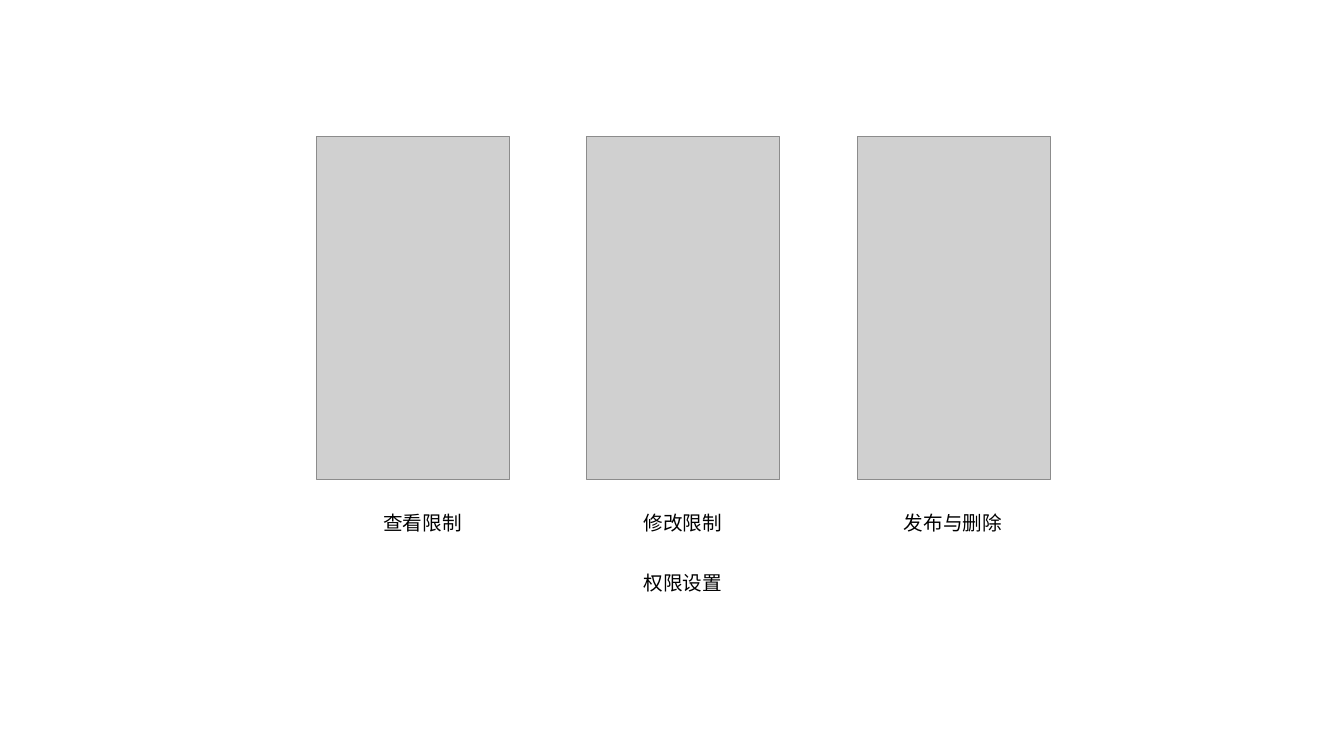
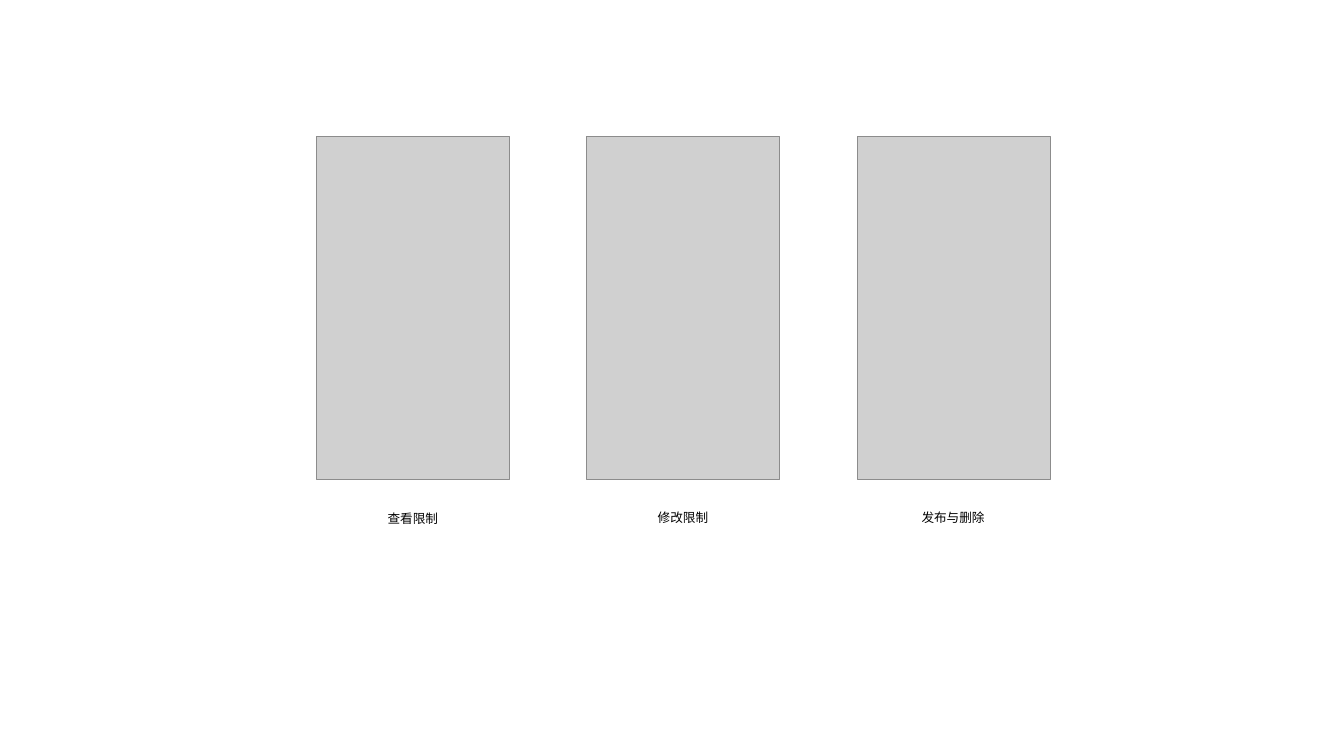
Before and after one commit to goozyshi/Gooit, a slide deck: slide 10 of Gooit自绘图标.pptx. Drawn at 1344x756 pixels with LibreOffice and Linux fonts; fonts in the diff are those of the drawing; grey boxes stand for pictures. Boxes give left, top, right and bottom in pixels: in the first picture for what was removed or moved away, otherwise in the second. Text is boxed around its words. In the diff, an @@ line names an element or a change of style, - is before the commit and + after.

```diff
--- a/Gooit自绘图标.pptx
+++ b/Gooit自绘图标.pptx
@@ size 14 to 9 pt in 3 elements at box(658, 511, 708, 523), box(922, 511, 985, 523), box(388, 512, 438, 524) @@
@@ text "修改限制": place and size @@
-text "修改限制" at box(644, 513, 722, 532)
+text "修改限制" at box(658, 511, 708, 523)
@@ text "发布与删除": place and size @@
-text "发布与删除" at box(904, 513, 1002, 532)
+text "发布与删除" at box(922, 511, 985, 523)
@@ text removed at box(644, 573, 722, 592) @@
-权限设置
```
Also in this commit, not shown: 9 other slides changed, 19 other files.
